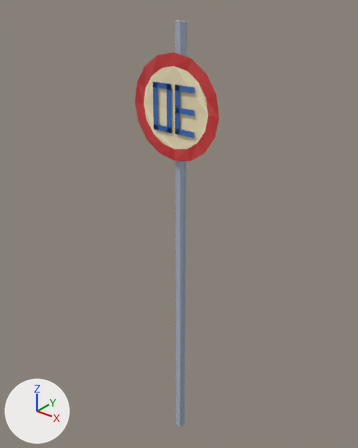
An edit to the glTF model data/models/impressionist/HK_Sign_Speed30.lod.glb, drawn before and after from the same camera.
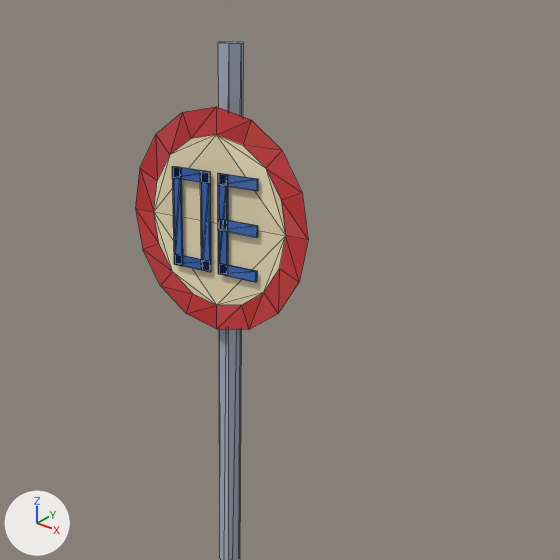
Old and new are each drawn whole from a 50 mm camera at (1.74, -2.2, 3.08) aimed at (-0.07, 0.07, 1.68) and again close up on the part from 19% to 96% of the width and 0% to 61% of the height. Lighting does not change. The marker at lower left points along +X, +Y and +Z. The last two pictures show the newer version. The close-ups show mesh edges as thin lines. Vertices at exactly the same position are counted once.

Names of what the first close-up shows: 'HK_Sign_Speed30'.
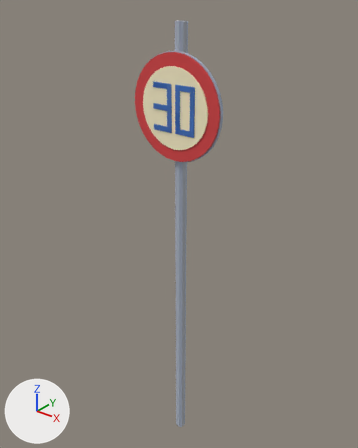
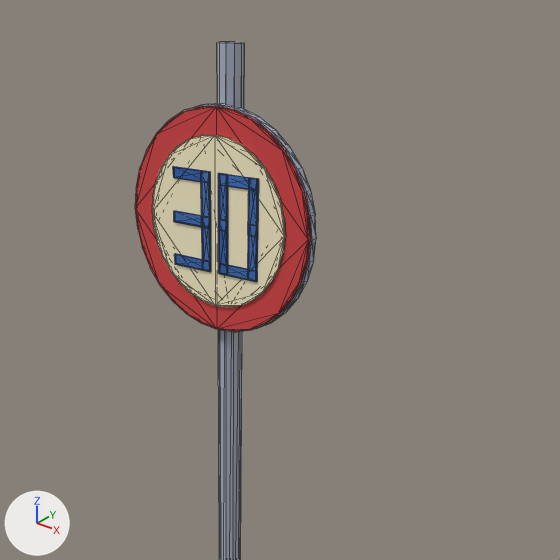
The change, as a list of edits to the scene's bpy script:
```text
Change me_hk_sign_speed30_001:
    used by ob_hk_sign_speed30; location = (0.0, 0.0, 0.0)
    remove me_hk_sign_speed30_001.from_pydata(...)  # 96 vertices, 142 faces; spans x -0.3..0.3, y -0.07..0.03, z 0.0..2.9
    add me_hk_sign_speed30_001.from_pydata(...)  # 564 vertices, 1068 faces; spans x -0.31..0.31, y -0.07..0.03, z 0.0..2.9
    me_hk_sign_speed30_001 part 1: a new loose piece, a 32-sided cylinder along y spanning x -0.305..0.305, y -0.05..-0.03, z 2.145..2.755, in mat_hk_metallight
    me_hk_sign_speed30_001 part 2: a new loose piece of 32 vertices spanning x -0.14..-0.01, y -0.07, z 2.43..2.46, in mat_hk_signblue
    me_hk_sign_speed30_001 part 3: 6 vertices moved from x -0.14..0.14, y -0.07..0.03, z 0.0..2.56 to x -0.14..0.14, y -0.07..0.02, z 0.0..2.56; 14 vertices removed from x -0.12..0.02, y -0.07..0.03, z 0.0..2.9; 386 vertices added at x -0.3..0.3, y -0.07..0.03, z 0.0..2.9
```

What differs and where, as boxes (x1, y1, x2, y2) in the close-ups (560 x 560 px):
'HK_Sign_Speed30', reshaped: before (135, 42, 308, 560); after (135, 42, 316, 560)
part 1 of me_hk_sign_speed30_001, added: after (157, 104, 316, 332)
part 2 of me_hk_sign_speed30_001, added (blue): after (173, 211, 210, 228)
part 3 of me_hk_sign_speed30_001, built on: before (172, 42, 258, 560); after (135, 42, 310, 560)
